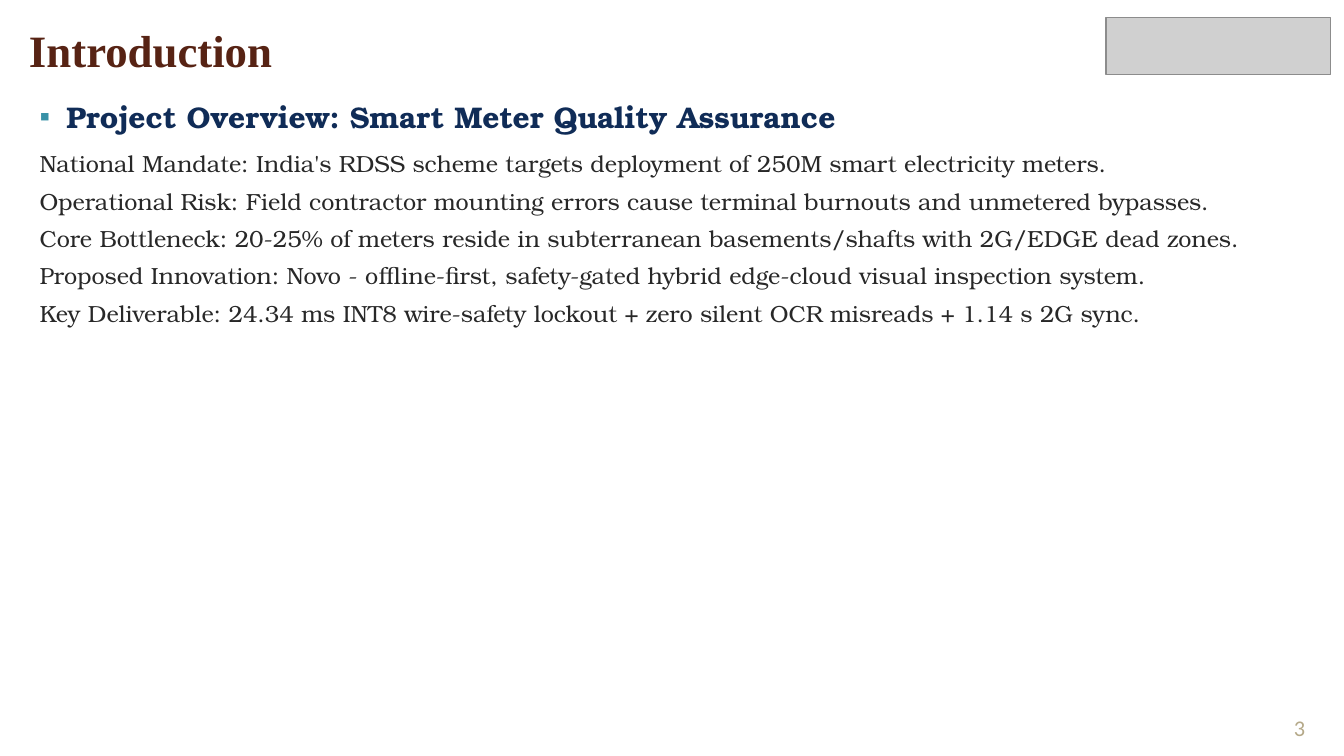
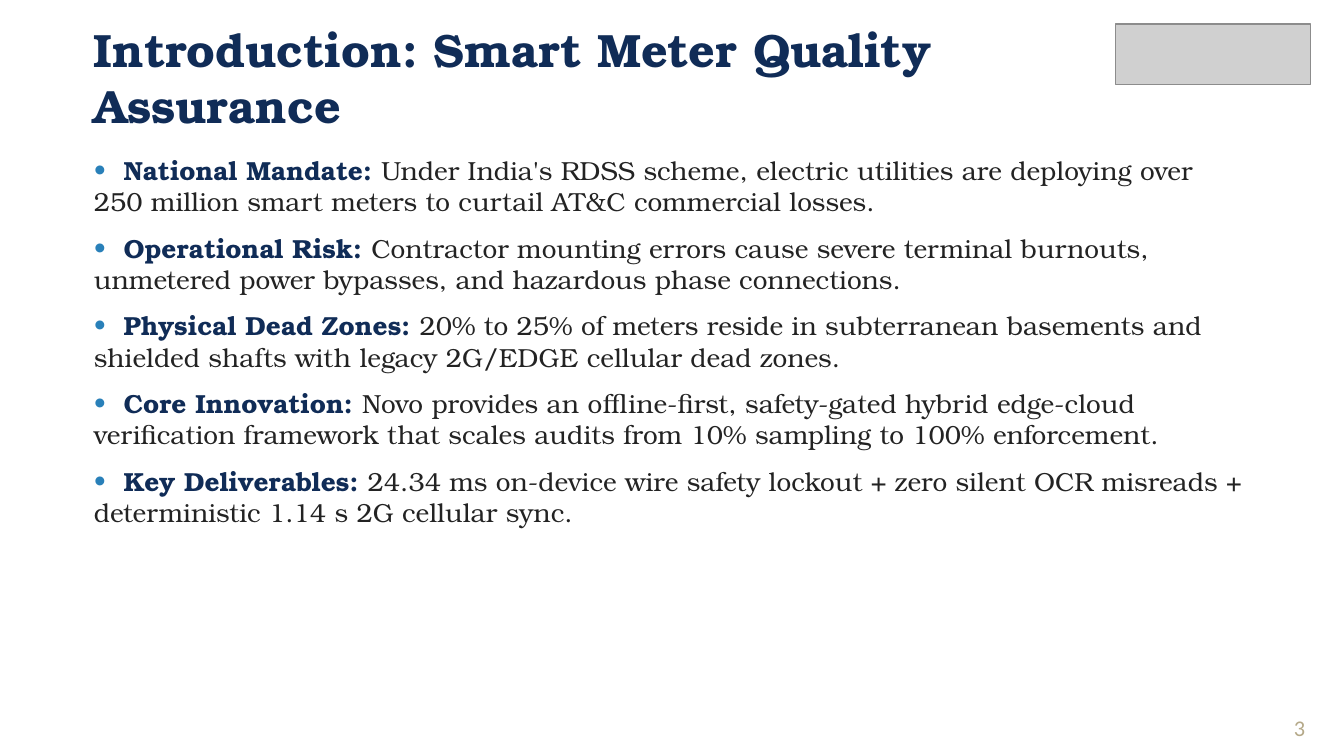
Before and after one commit to frankmathewsajan/psychic-spark, a slide deck: slide 3 of docs/presentation/Capstone_Final_Review_Presentation.pptx. Drawn at 1344x756 pixels with LibreOffice and Linux fonts; fonts in the diff are those of the drawing; grey boxes stand for pictures; background and template pictures are left out. Boxes give left, top, right and bottom in pixels: in the first picture for what was removed or moved away, otherwise in the second. Text is boxed around its words. In the diff, an @@ line names an element or a change of style, - is before the commit and + after.

Commit message:
fix(presentation-report): diagonal logo scaling, uniform bullets, abbreviations split, and layout perfection

```diff
--- a/docs/presentation/Capstone_Final_Review_Presentation.pptx
+++ b/docs/presentation/Capstone_Final_Review_Presentation.pptx
@@ picture: place and size @@
-picture at (1106, 17, 1331, 74)
+picture at (1116, 24, 1310, 85)
@@ text at (94, 31, 931, 124): text changed; size 24 to 25 pt; font Times New Roman to TeX Gyre Bonum; text colour #572314 to #102C57 @@
-Introduction
+Introduction: Smart Meter Quality Assurance
@@ text at (94, 160, 1218, 529): text changed; size 12.5 to 14 pt; text colour #282828 to #232323 @@
-▪ Project Overview: Smart Meter Quality Assurance
-National Mandate: India's RDSS scheme targets deployment of 250M smart electricity meters.
-Operational Risk: Field contractor mounting errors cause terminal burnouts and unmetered bypasses.
-Core Bottleneck: 20-25% of meters reside in subterranean basements/shafts with 2G/EDGE dead zones.
-Proposed Innovation: Novo - offline-first, safety-gated hybrid edge-cloud visual inspection system.
-Key Deliverable: 24.34 ms INT8 wire-safety lockout + zero silent OCR misreads + 1.14 s 2G sync.
+• National Mandate: Under India's RDSS scheme, electric utilities are deploying over 250 million smart meters to curtail AT&C commercial losses.
+• Operational Risk: Contractor mounting errors cause severe terminal burnouts, unmetered power bypasses, and hazardous phase connections.
+• Physical Dead Zones: 20% to 25% of meters reside in subterranean basements and shielded shafts with legacy 2G/EDGE cellular dead zones.
+• Core Innovation: Novo provides an offline-first, safety-gated hybrid edge-cloud verification framework that scales audits from 10% sampling to 100% enforcement.
+• Key Deliverables: 24.34 ms on-device wire safety lockout + zero silent OCR misreads + deterministic 1.14 s 2G cellular sync.
```
Also in this commit, not shown: 15 other slides changed, 4 other files.
